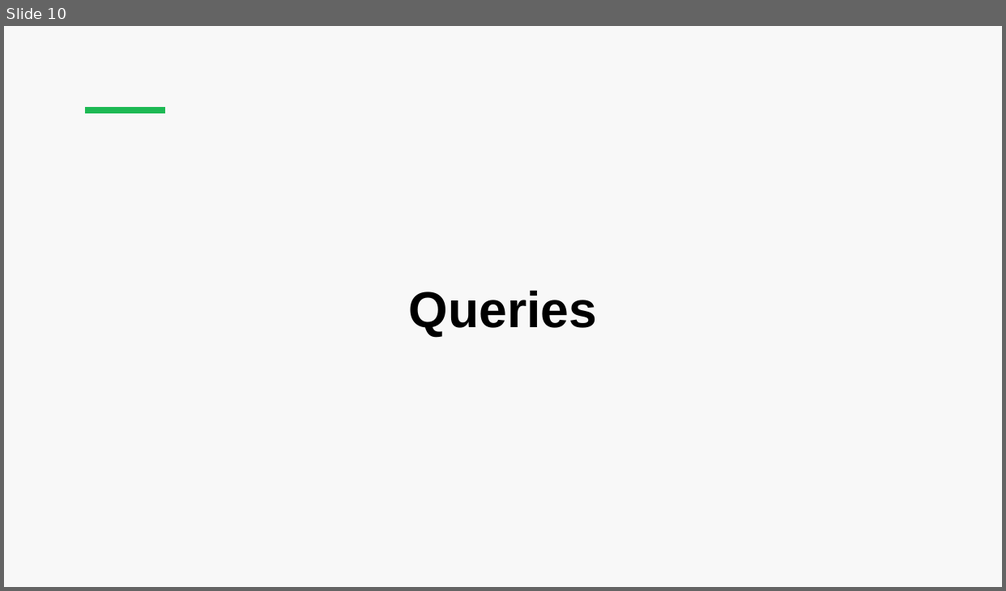
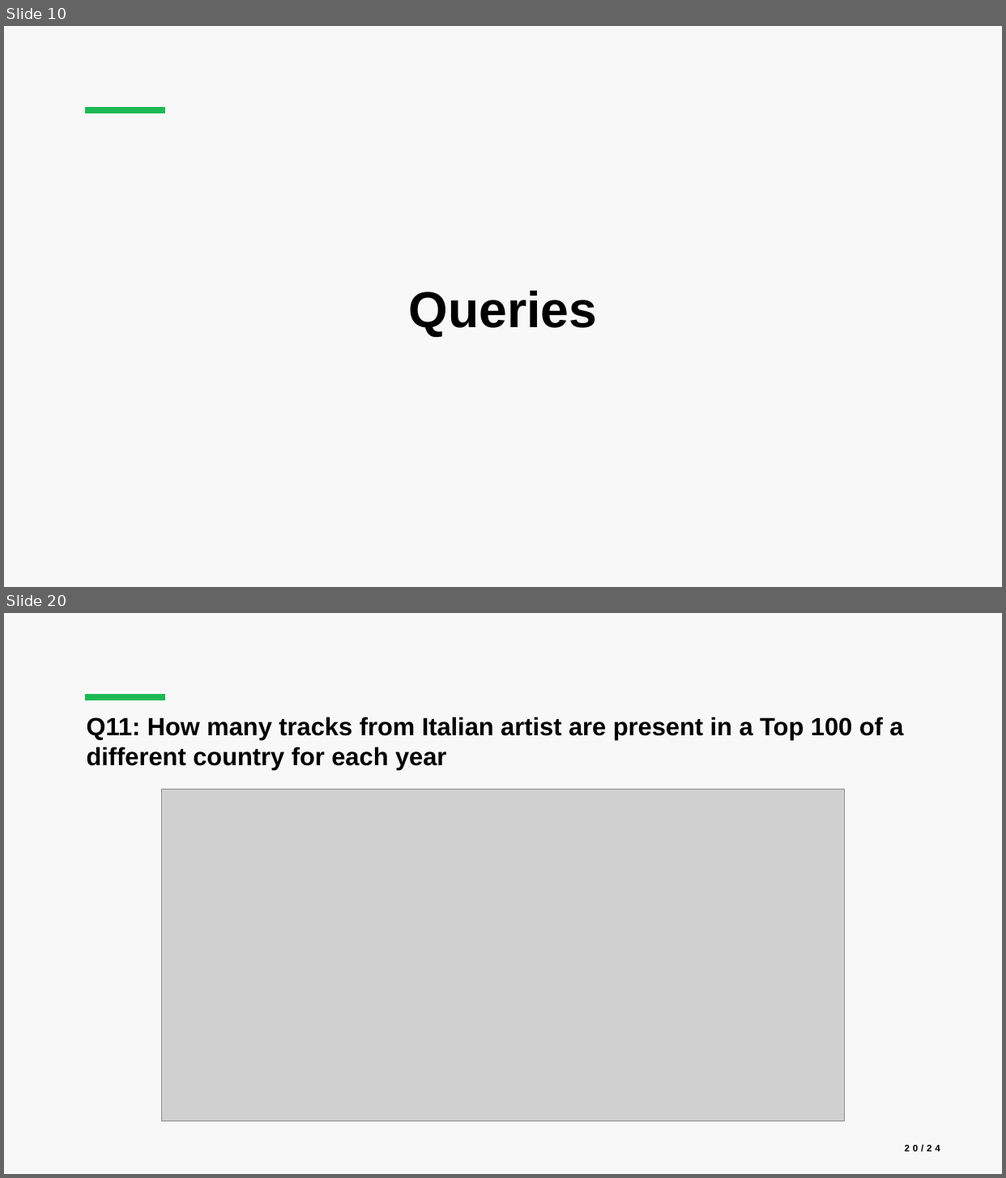
Before and after one commit to luca-martinelli-09/spotify-pg, a slide deck: slides/Spotify_Presentation.pptx. Shown one above the other, each under a label of ours: slide 10 before the commit, slides 10 and 20 after it; the slides between them are not shown. The pictures are 1006x591 and 1006x1178 pixels, drawn with LibreOffice and Linux fonts; fonts in the diff are those of the drawing; grey boxes stand for pictures. Boxes give left, top, right and bottom in pixels: in the first picture for what was removed or moved away, otherwise in the second. Text is boxed around its words. In the diff, an @@ line names an element or a change of style, - is before the commit and + after.

```diff
--- a/slides/Spotify_Presentation.pptx
+++ b/slides/Spotify_Presentation.pptx
@@ slide 20 added at [4,613,1002,1174], background #F8F8F8; not listed: 1 template element that a slide beside it also shows @@
@@ text added at [87,717,903,770], 24 pt, text #000000, bold @@
+Q11: How many tracks from Italian artist are present in a Top 100 of a different country for each year
@@ picture added at [162,790,844,1122] @@
@@ page number added at [905,1144,940,1152], 9 pt, text #000000, bold @@
+20/24
```
Also in this commit, not shown: 1 slide changed, 13 other slides added, 1 slide removed, 8 other files.
